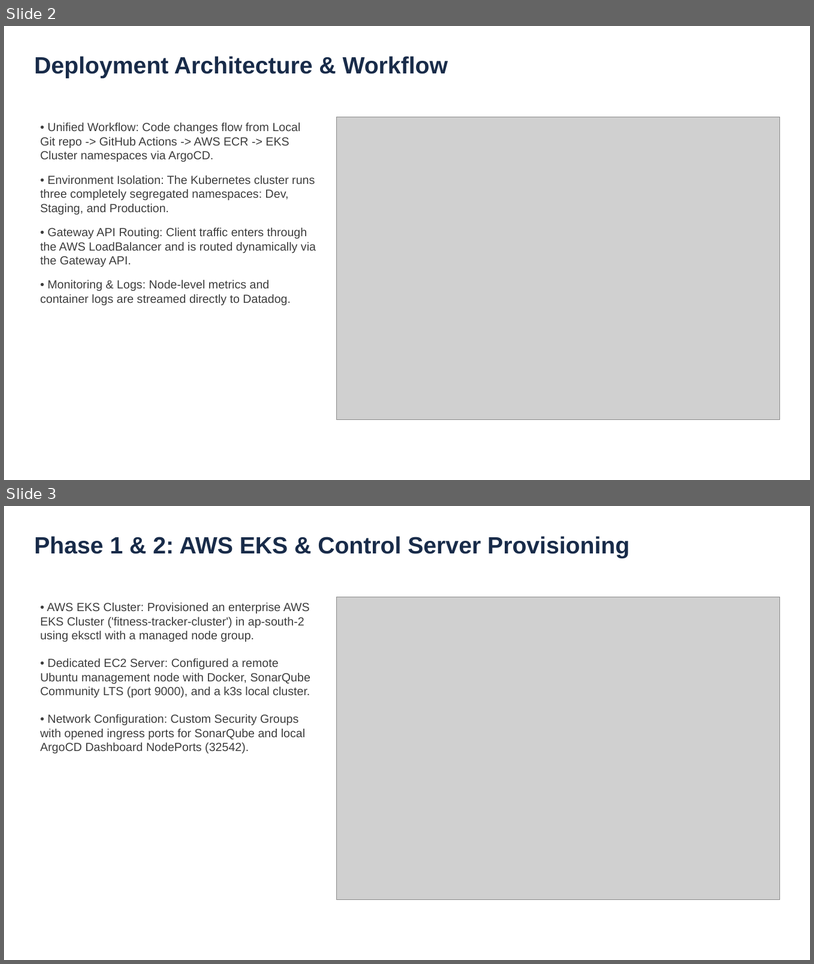
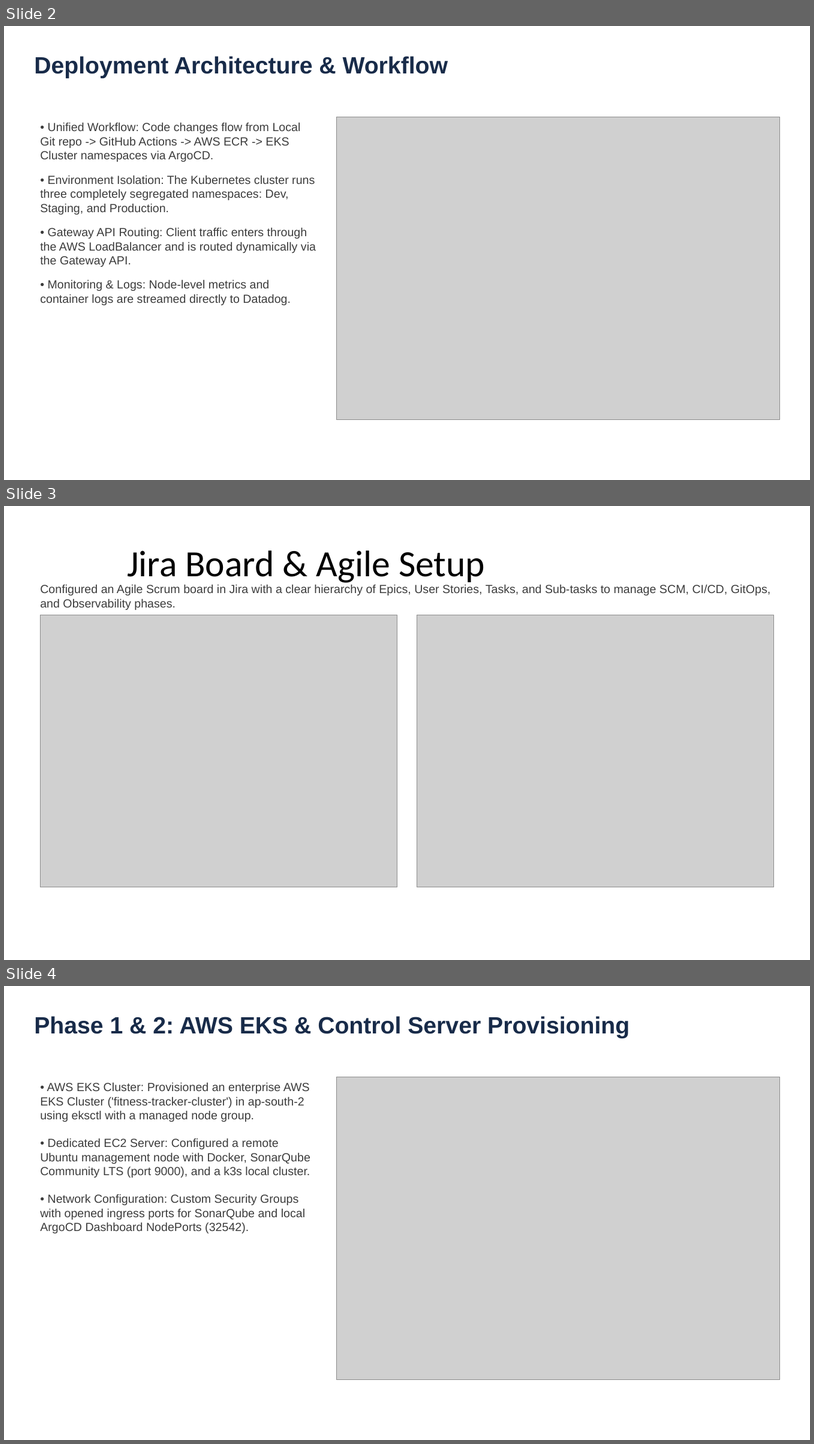
Before and after one commit to JeevanC31/Fitness_Tracker, a slide deck: PPT Presentation.pptx. Shown one above the other, each under a label of ours: slides 2 and 3 before the commit, slides 2, 3 and 4 after it. The pictures are 814x964 and 814x1444 pixels, drawn with LibreOffice and Linux fonts; fonts in the diff are those of the drawing; grey boxes stand for pictures. Boxes give left, top, right and bottom in pixels: in the first picture for what was removed or moved away, otherwise in the second. Text is boxed around its words. In the diff, an @@ line names an element or a change of style, - is before the commit and + after.

Commit message:
chore: embed new Jira Scrum Board, Backlog, and ArgoCD environments screenshots into project docs and slides

```diff
--- a/PPT Presentation.pptx
+++ b/PPT Presentation.pptx
@@ slide 3 added at [4,506,810,960], background #FFFFFF @@
@@ title added at [127,550,485,585], 44 pt, text #000000 @@
+Jira Board & Agile Setup
@@ text added at [40,584,771,610], 14 pt, text #3C3C3C @@
+Configured an Agile Scrum board in Jira with a clear hierarchy of Epics, User Stories, Tasks, and Sub-tasks to manage SCM, CI/CD, GitOps, and Observability phases.
@@ picture added at [40,615,397,887] @@
@@ picture added at [417,615,774,887] @@
@@ what was slide 3 is now slide 4 @@
```
Also in this commit, not shown: 1 slide changed, 1 other file.
